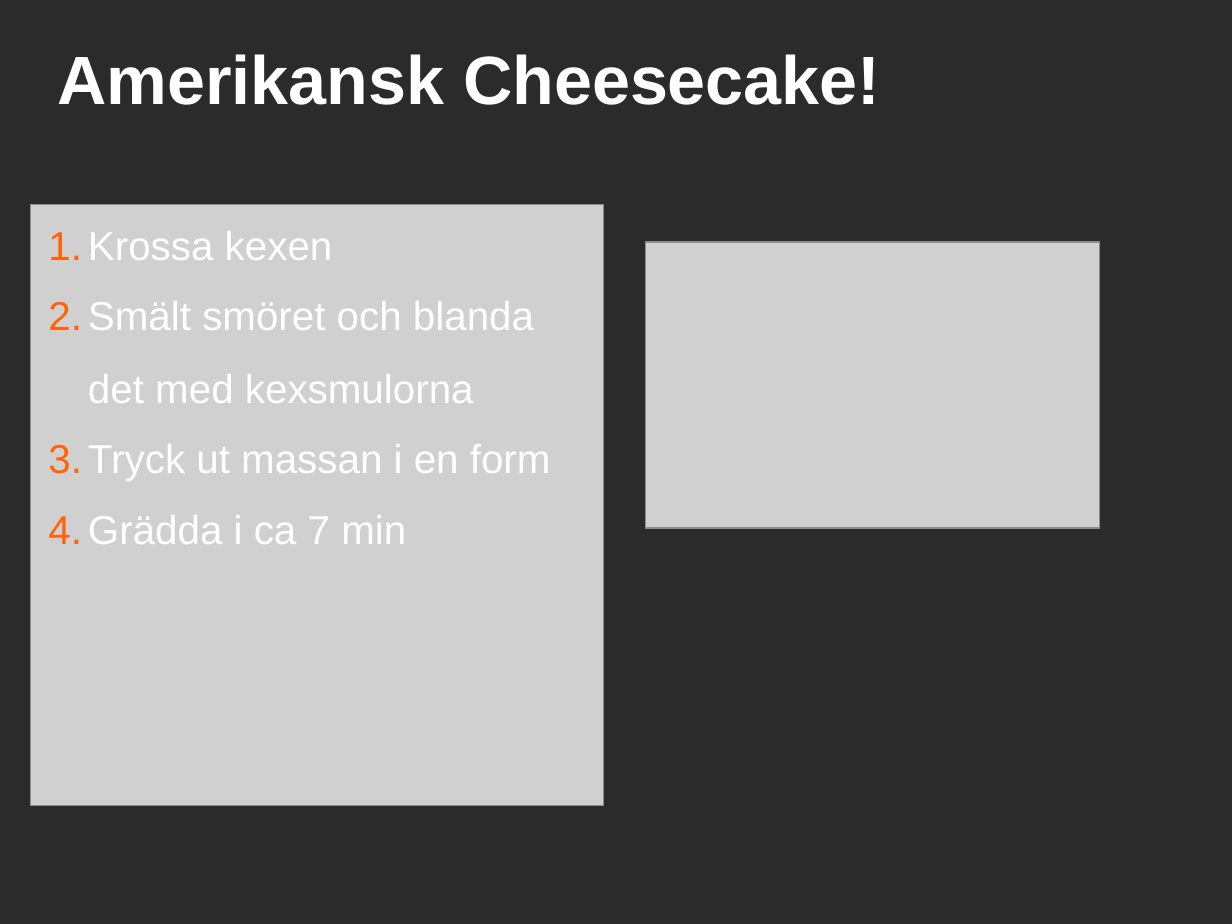
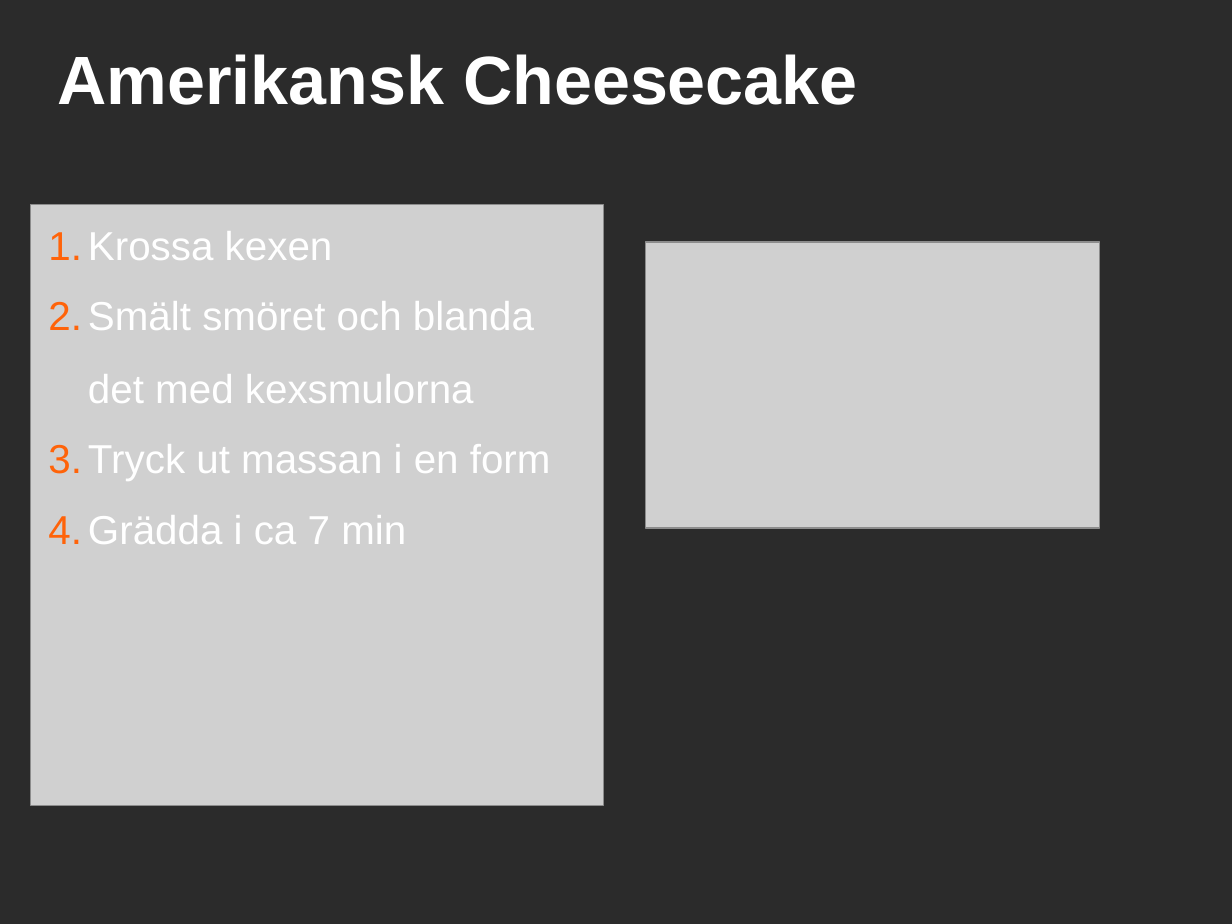
Before and after one commit to saifthe1/openfoam-openmp, a slide deck: slide 4 of presentation/pres.odp. Drawn at 1232x924 pixels with LibreOffice and Linux fonts; fonts in the diff are those of the drawing; grey boxes stand for pictures; background and template pictures are left out; a plain dark background stands for a picture behind light text. Boxes give left, top, right and bottom in pixels: in the first picture for what was removed or moved away, otherwise in the second. Text is boxed around its words. In the diff, an @@ line names an element or a change of style, - is before the commit and + after.

```diff
--- a/presentation/pres.odp
+++ b/presentation/pres.odp
@@ title at (57,54,858,105): text changed @@
-Amerikansk Cheesecake!
+Amerikansk Cheesecake
```
Also in this commit, not shown: 2 other slides changed, 2 slides added, 1 slide removed.
